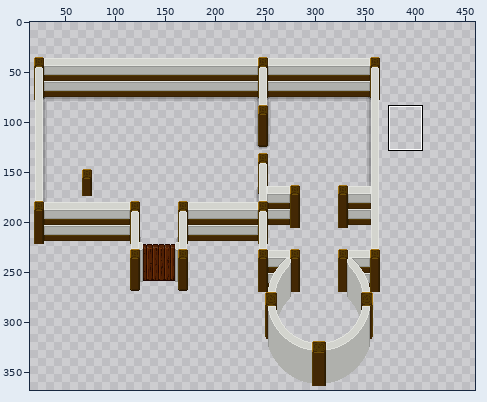
File history of a pixel-art file, img/inn.ase. Above: a wide view before the commit, with the close-up outlined.
Close-up. Earlier state:
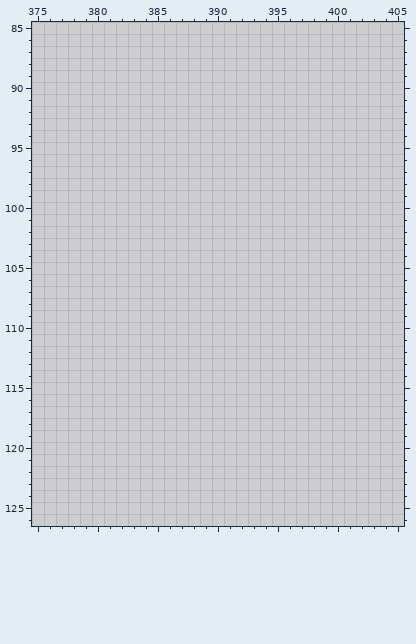
480x400 pixels, 1 frame. Colours within 5 levels of each other are drawn and written as one. Shown: x 375..405, y 85..126. The wide view leaves out empty margins. The commit also changed other parts of the picture, which this record leaves out.
Once edited:
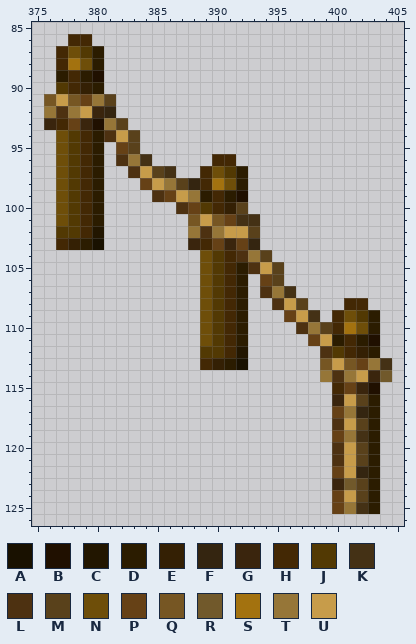
Palette (. is transparent): A #191100  B #201000  C #221600  D #2b1c00  E #342004  F #342510  G #3a250d  H #432804  J #523903  K #443115  L #4d3111  M #59411b  N #6e4e09  P #664116  Q #765623  R #71592b  S #a3720f  T #967638  U #c79c4a
The exact change:
Layer "lvl1.1":
y 86: x 378..379 .. -> HH
y 87: x 377..380 .... -> HNJD
y 88: x 377..380 .... -> HSND
y 89: x 377..380 .... -> DHDB
y 90: x 377..380 .... -> JHED
y 91: x 376..381 ...... -> QUQPTM
y 92: x 376..381 ...... -> TLTUGF
y 93: x 376..382 ....... -> GHPGBTM
y 94: x 377..383 ....... -> NJHDLUM
y 95: x 377..380 .... -> NJHD; x 382..383 .. -> PM
y 96: x 377..380 .... -> NJHD; x 382..384 ... -> LTK; x 390..391 .. -> HH
y 97: x 377..380 .... -> NJHD; x 383..386 .... -> LUMK; x 389..392 .... -> HNJD
y 98: x 377..380 .... -> NJHD; x 384..392 ......... -> PUTMFHSND
y 99: x 377..380 .... -> NJHD; x 385..392 ........ -> LPUTDHDB
y 100: x 377..380 .... -> NJHD; x 387..392 ...... -> LPJHEM
y 101: x 377..380 .... -> NJHD; x 388..393 ...... -> QUQPKK
y 102: x 377..380 .... -> JJHC; x 388..393 ...... -> TLTUUM
y 103: x 377..380 .... -> HEDA; x 388..393 ...... -> GHPGPF
y 104: x 389..394 ...... -> NJHLTM
y 105: x 389..395 ....... -> NJHDLUM
y 106: x 389..392 .... -> NJHD; x 394..395 .. -> PM
y 107: x 389..392 .... -> NJHD; x 394..396 ... -> LTK
y 108: x 389..392 .... -> NJHD; x 395..397 ... -> LUM; x 401..402 .. -> HH
y 109: x 389..392 .... -> NJHD; x 396..398 ... -> PUK; x 400..403 .... -> HNJD
y 110: x 389..392 .... -> NJHD; x 397..403 ....... -> LTMHSND
y 111: x 389..392 .... -> NJHD; x 398..403 ...... -> PUDHDB
y 112: x 389..392 .... -> JJHC; x 399..403 ..... -> LJHED
y 113: x 389..392 .... -> HEDA; x 399..404 ...... -> QUQPTK
y 114: x 399..404 ...... -> TLTUGR
y 115: x 400..403 .... -> HPGB
y 116: x 400..403 .... -> GUMD
y 117: x 400..403 .... -> PTFD
y 118: x 400..403 .... -> LUMD
y 119: x 400..403 .... -> PTKD
y 120..121: x 400..403 .... -> LUMD
y 122: x 400..403 .... -> PUFD
y 123: x 400..403 .... -> GRMD
y 124: x 400..403 .... -> PUMD
y 125: x 400..403 .... -> PTKD
